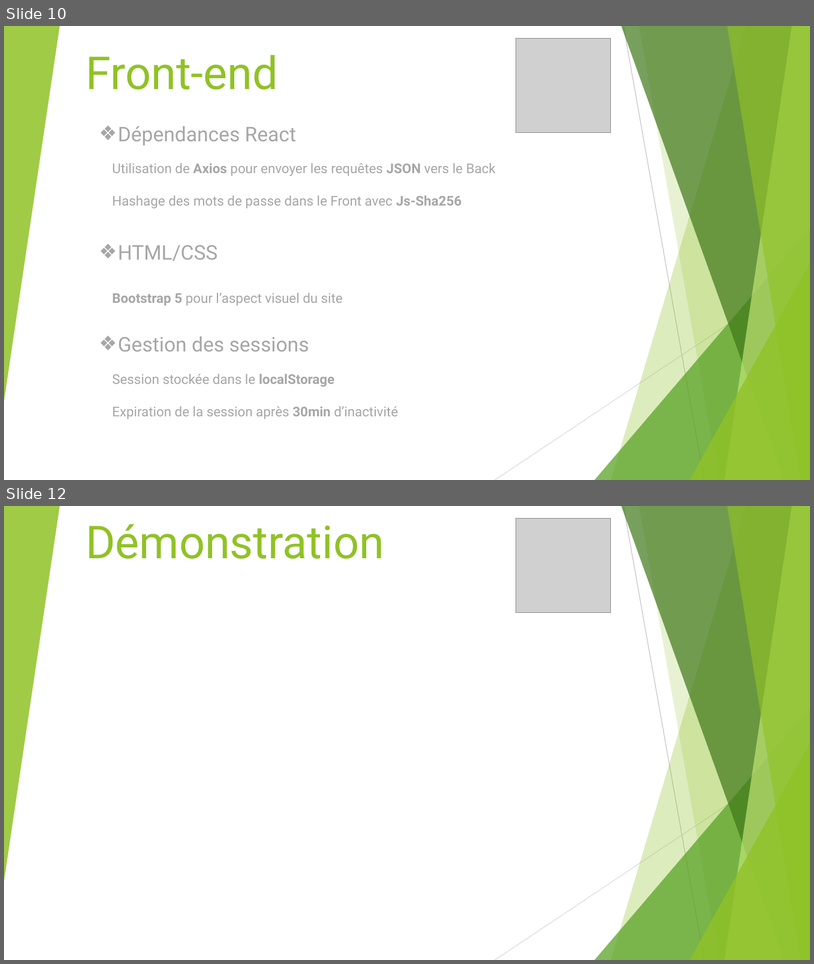
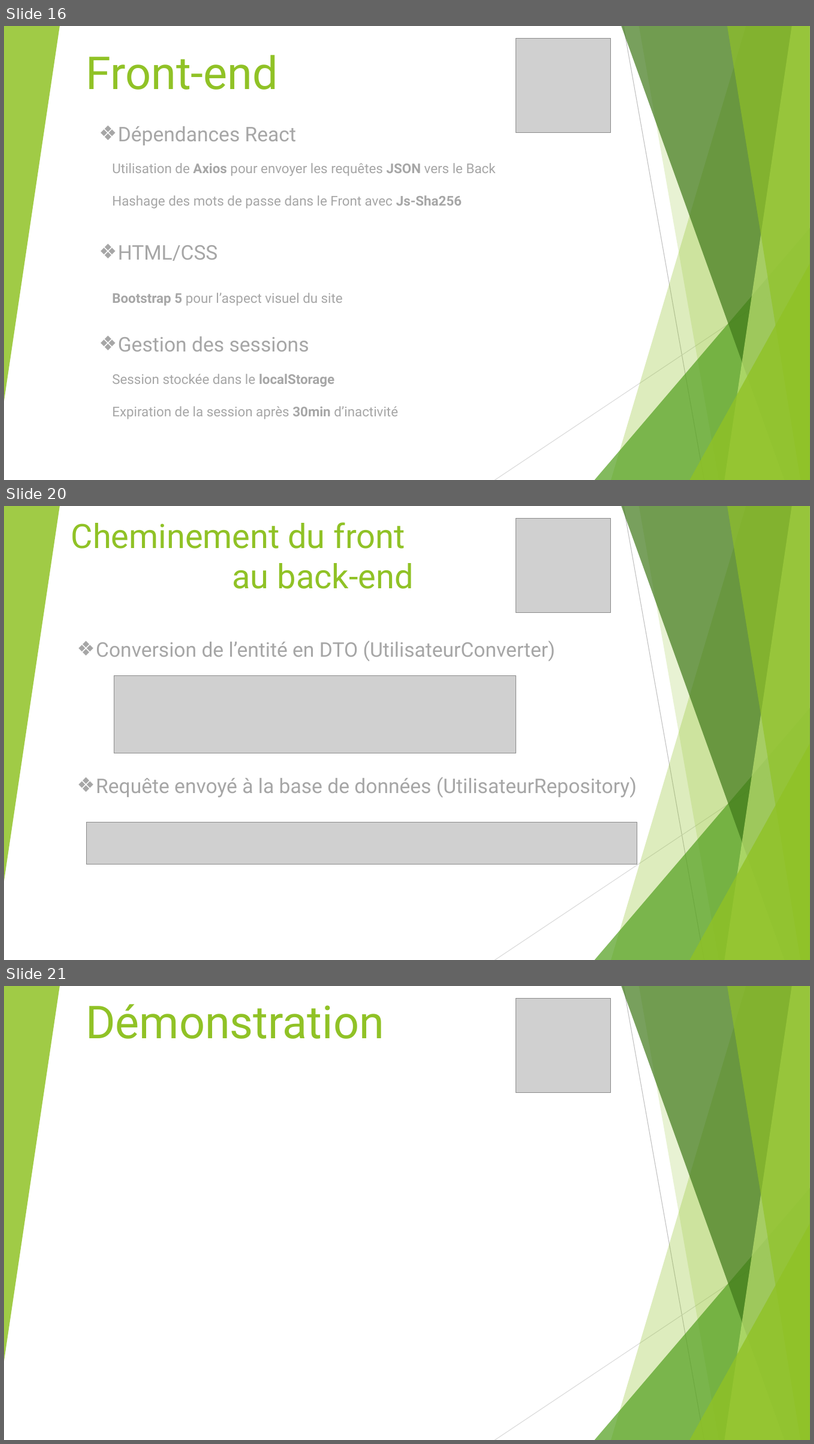
Before and after one commit to Sneak-ySnake/ProjetReseauSocialPro---Projet-fil-rouge, a slide deck: Presentation/PresentationTender.pptx. Shown one above the other, each under a label of ours: slides 10 and 12 before the commit, slides 16, 20 and 21 after it; the slides between them are not shown. The pictures are 814x964 and 814x1444 pixels, drawn with LibreOffice and Linux fonts; fonts in the diff are those of the drawing; grey boxes stand for pictures. Boxes give left, top, right and bottom in pixels: in the first picture for what was removed or moved away, otherwise in the second. Text is boxed around its words. In the diff, an @@ line names an element or a change of style, - is before the commit and + after.

```diff
--- a/Presentation/PresentationTender.pptx
+++ b/Presentation/PresentationTender.pptx
@@ slide 20 added at (x1=4, y1=506, x2=810, y2=960), background #FFFFFF; not listed: 10 template elements that a slide beside it also shows @@
@@ title added at (x1=71, y1=522, x2=414, y2=589), 40 pt, text #90C226 @@
+Cheminement du front
+au back-end
@@ picture added at (x1=516, y1=518, x2=611, y2=613) @@
@@ text added at (x1=96, y1=640, x2=555, y2=661), 24 pt, text #A6A6A6 @@
+❖ Conversion de l’entité en DTO (UtilisateurConverter)
@@ picture added at (x1=114, y1=675, x2=516, y2=753) @@
@@ text added at (x1=96, y1=777, x2=637, y2=797), 24 pt, text #A6A6A6 @@
+❖ Requête envoyé à la base de données (UtilisateurRepository)
@@ picture added at (x1=87, y1=822, x2=638, y2=864) @@
@@ what was slide 10 is now slide 16 @@
@@ what was slide 12 is now slide 21 @@
```
Also in this commit, not shown: 4 slides changed, 8 other slides added.
